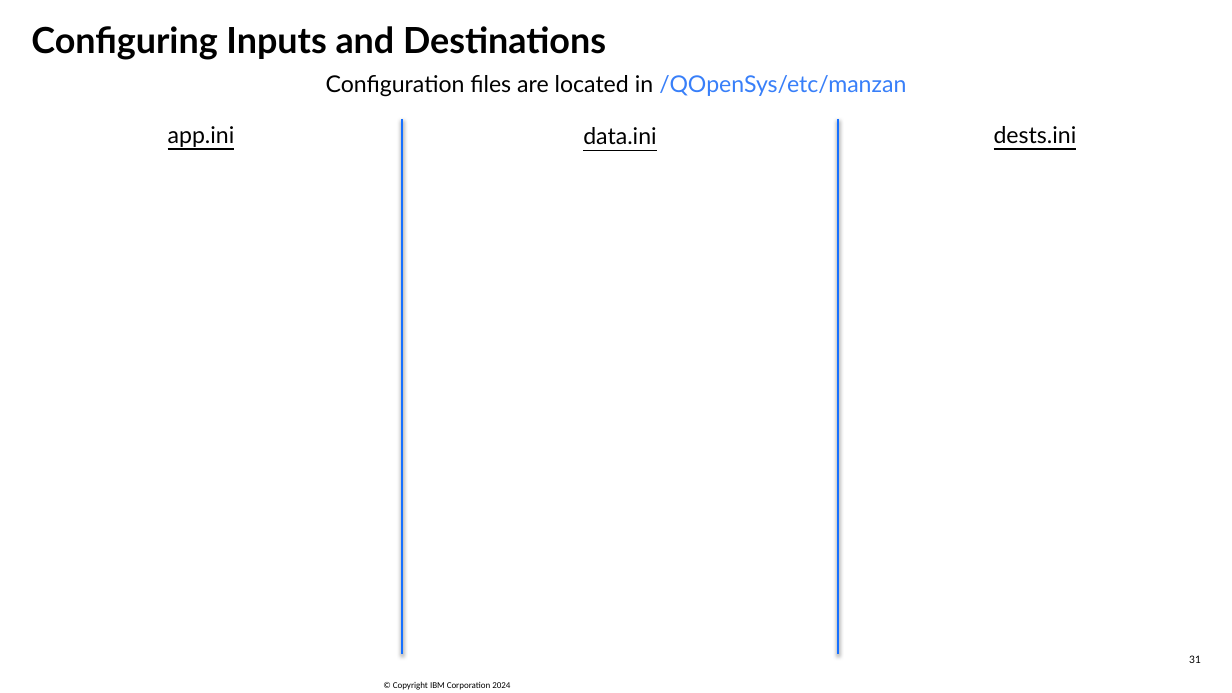
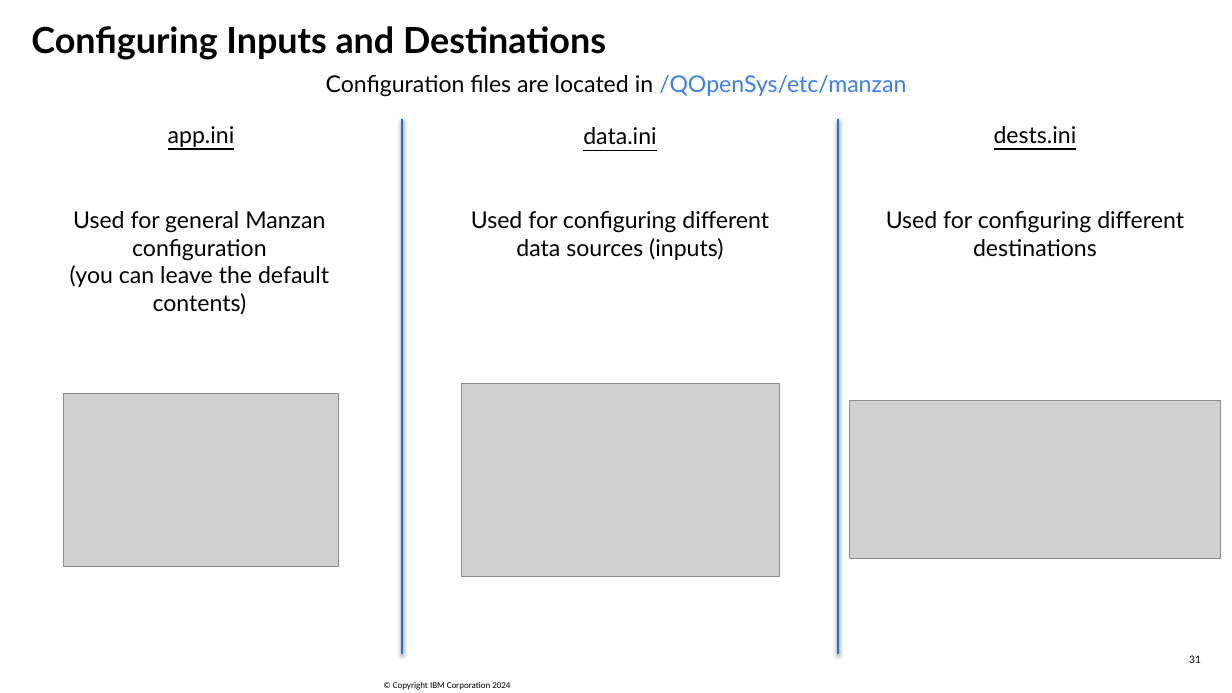
Before and after one commit to SanjulaGanepola/ibmi-talks, a slide deck: slide 31 of OSS Tools For System Management/OSS-Tools-For-System-Management.pptx. Drawn at 1232x693 pixels with LibreOffice and Linux fonts; fonts in the diff are those of the drawing; grey boxes stand for pictures; background and template pictures are left out. Boxes give left, top, right and bottom in pixels: in the first picture for what was removed or moved away, otherwise in the second. Text is boxed around its words. In the diff, an @@ line names an element or a change of style, - is before the commit and + after.

```diff
--- a/OSS Tools For System Management/OSS-Tools-For-System-Management.pptx
+++ b/OSS Tools For System Management/OSS-Tools-For-System-Management.pptx
@@ text added at bbox=[70, 211, 329, 314], 18 pt, text #000000 @@
+Used for general Manzan configuration
+(you can leave the default contents)
@@ text added at bbox=[471, 211, 769, 260], 18 pt, text #000000 @@
+Used for configuring different data sources (inputs)
@@ text added at bbox=[886, 211, 1184, 257], 18 pt, text #000000 @@
+Used for configuring different destinations
@@ picture added at bbox=[461, 384, 779, 577] @@
@@ picture added at bbox=[64, 394, 338, 567] @@
@@ picture added at bbox=[849, 401, 1221, 559] @@
```
Also in this commit, not shown: 8 other slides changed, 8 slides added, 2 slides removed, 1 other file.
